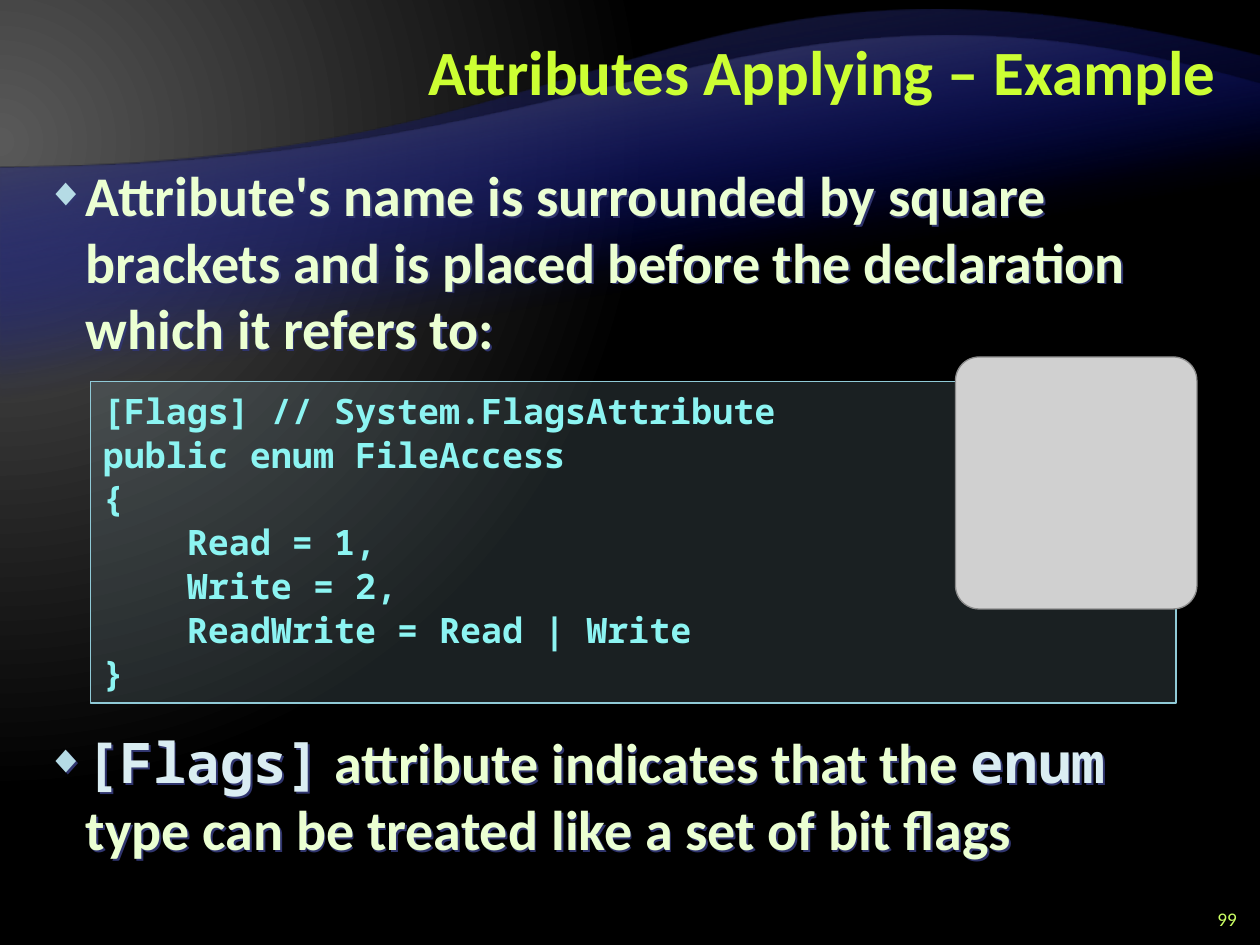
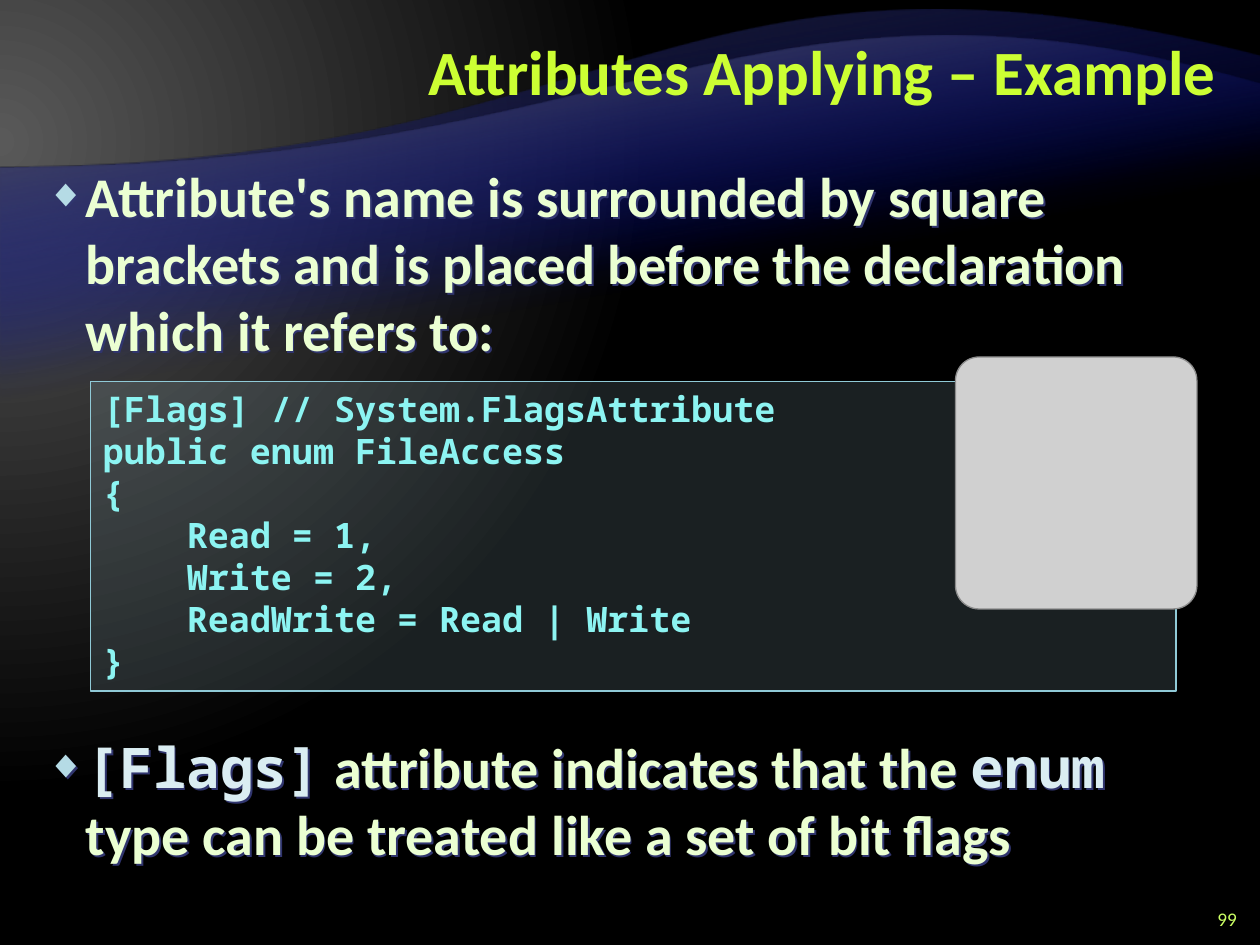
Before and after one commit to Graveheart/aspnetcourse, a slide deck: slide 99 of 2010/lectures/3. CSharp Language Overview - Part II.pptx. Drawn at 1260x945 pixels with LibreOffice and Linux fonts; fonts in the diff are those of the drawing; grey boxes stand for pictures; background and template pictures are left out. Boxes give left, top, right and bottom in pixels: in the first picture for what was removed or moved away, otherwise in the second. Text is boxed around its words. In the diff, an @@ line names an element or a change of style, - is before the commit and + after.

```diff
--- a/2010/lectures/3. CSharp Language Overview - Part II.pptx
+++ b/2010/lectures/3. CSharp Language Overview - Part II.pptx
@@ text "Attribute's name is surrounded by ..." at (86,177,1125,867): line spacing 38pt to 1 @@
@@ rectangle "[Flags] // System.FlagsAttribute": place and size @@
-rectangle "[Flags] // System.FlagsAttribute" at (91,382,1177,704)
+rectangle "[Flags] // System.FlagsAttribute" at (91,382,1177,692)
@@ rectangle "[Flags] // System.FlagsAttribute" at (91,382,1177,692): line spacing 25pt to 1 @@
```
Also in this commit, not shown: 88 other slides changed.
